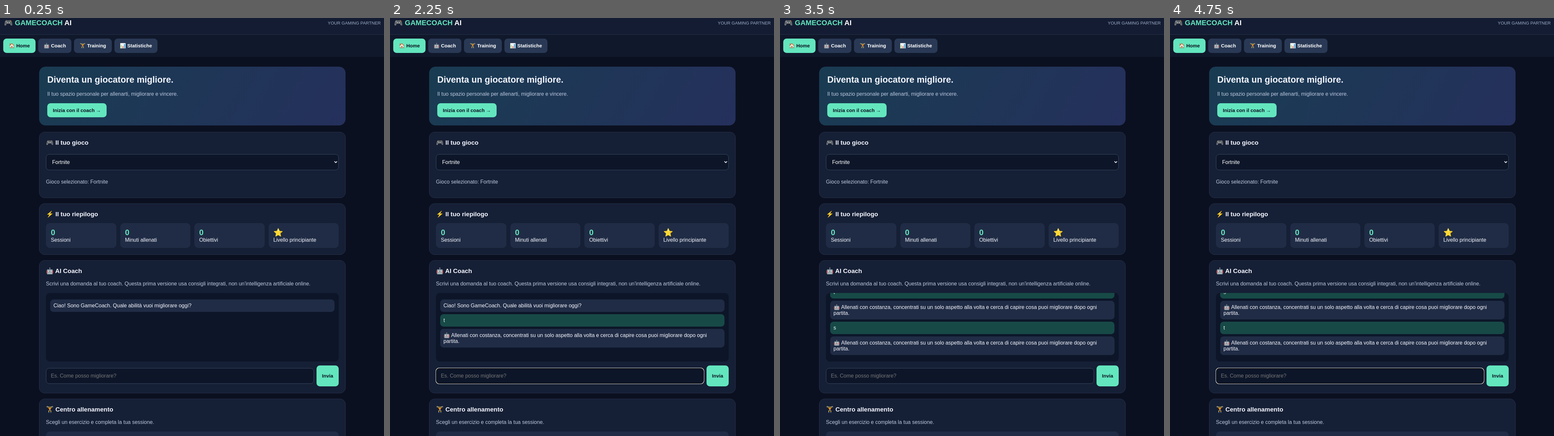
Above: before the commit, frames 1-4 (left to right).
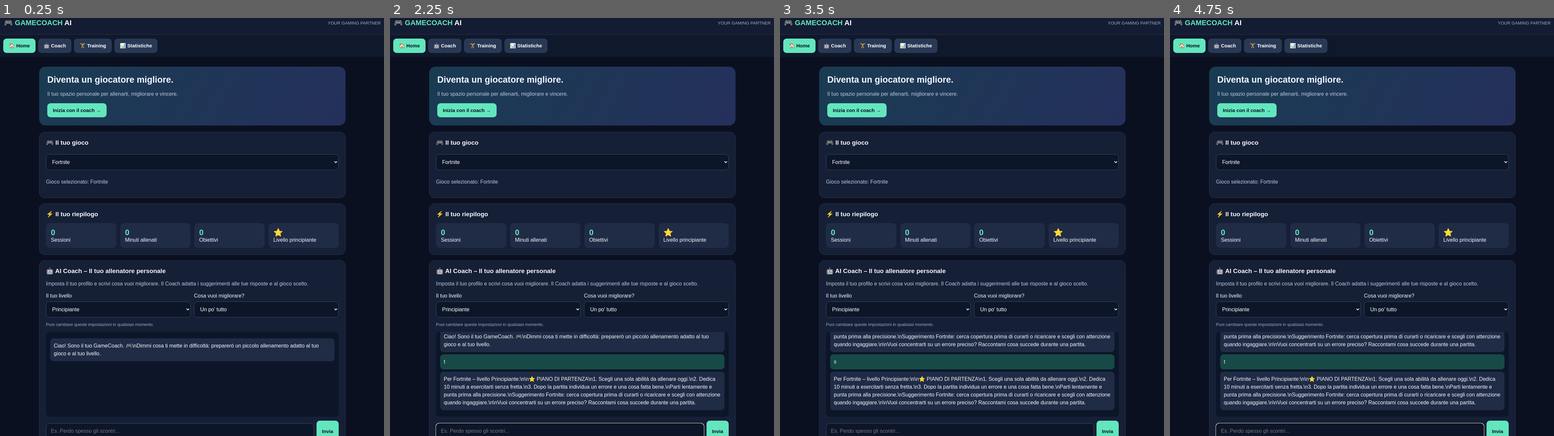
Above: after the commit, the same moments.

Repository: sbolszai-crypto/gamecoach-ai-
Game: browser game, page index.html
Two runs of this game, one before a commit and one after it. Both use one fixed random seed, a clock stepped at 60 frames per second and the inputs below.
Inputs (mouse positions are in pixels of both pictures, inside the frame that each line leads up to; where the layout moved, square brackets give the same spot in the first picture):
- Up to frame 1 (0.25 s): no input
- Up to frame 2 (2.25 s): click (570, 431) [570, 377] at 0.27 s; type "Alex" at 0.27 s; click "Inizia con il coach →" at 0.52 s; tap Space at 1.1, 1.6, 2.1 s; click "🏋️ Training" at 1.27 s; click "📊 Statistiche" at 1.87 s; click (570, 431) [570, 377] at 2.02 s; type "t" at 2.02 s; tap Enter at 2.05 s
- Up to frame 3 (3.5 s): click (960, 431) [960, 377] at 2.47 s; type "s" at 2.47 s; tap Enter at 2.5, 2.52 s; tap Space at 2.6, 3.1 s; click "Invia" at 3.07 s
- Up to frame 4 (4.75 s): tap Space at 3.6, 4.1, 4.6 s; click "🤖 Coach" at 3.67 s; click "Inizia con il coach →" at 4.27 s; click (1350, 431) [1350, 377] at 4.52 s; type "t" at 4.52 s; tap Enter at 4.55 s

The runs differ from the first frame. In frame 1, 8.4% of the frame differs, in the area x 10-90%, y 60-100%; in frame 2, 14%; in frame 3, 16%; in frame 4, 16%.

Commit message:
Update index.html

Diff:
--- a/index.html
+++ b/index.html
@@ -1,4 +1,3 @@
-
 <!DOCTYPE html>
 <html lang="it">
 <head>
@@ -9,33 +8,31 @@
 <style>
 *{box-sizing:border-box}
 body{margin:0;background:#0b1020;color:#f4f6ff;font-family:Arial,sans-serif}
-header{padding:22px;background:#131c32;border-bottom:1px solid #283653;display:flex;justify-content:space-between;align-items:center}
-.logo{font-size:22px;font-weight:900;color:#63e6be}
-.logo span{color:white}
+header{padding:22px;background:#131c32;border-bottom:1px solid #283653;display:flex;justify-content:space-between;align-items:center;gap:10px}
+.logo{font-size:22px;font-weight:900;color:#63e6be}.logo span{color:white}
 header small{color:#9eacc8}
 main{max-width:1000px;margin:auto;padding:20px}
 .welcome{padding:25px;border-radius:20px;background:linear-gradient(120deg,#193c52,#25305c);margin-bottom:20px}
-h1{font-size:27px;margin:0 0 10px}
-p{color:#bdc8df;line-height:1.5}
+h1{font-size:27px;margin:0 0 10px}p{color:#bdc8df;line-height:1.5}
 .card{background:#151f35;border:1px solid #293955;border-radius:17px;padding:20px;margin-bottom:17px}
 h2{font-size:19px;margin-top:0}
 select,input{width:100%;padding:14px;border-radius:10px;border:1px solid #40506c;background:#0d1629;color:white;font-size:16px;margin:8px 0}
 button{background:#63e6be;color:#0b1020;border:0;padding:13px 17px;border-radius:10px;font-weight:bold;font-size:15px;cursor:pointer}
-button.secondary{background:#293955;color:white}
-button:active{transform:scale(.98)}
+button.secondary{background:#293955;color:white}button:active{transform:scale(.98)}
 .grid{display:grid;grid-template-columns:repeat(2,1fr);gap:12px}
 .stat{background:#202c45;padding:15px;border-radius:12px}
 .stat strong{font-size:24px;color:#63e6be;display:block}
-.chat{height:210px;overflow:auto;background:#0d1629;border-radius:12px;padding:13px;margin:12px 0}
-.message{padding:10px;margin:7px 0;border-radius:10px;background:#202c45}
+.chat{height:260px;overflow:auto;background:#0d1629;border-radius:12px;padding:13px;margin:12px 0}
+.message{padding:11px;margin:7px 0;border-radius:10px;background:#202c45;line-height:1.5;white-space:pre-wrap}
 .user{background:#174a47}
-.row{display:flex;gap:8px}
-.row input{min-width:0}
+.row{display:flex;gap:8px}.row input{min-width:0}
 nav{display:flex;gap:8px;overflow:auto;padding:12px 20px;background:#10182b}
-nav button{white-space:nowrap}
-section{scroll-margin-top:20px}
+nav button{white-space:nowrap}section{scroll-margin-top:20px}
+.coach-settings{display:grid;grid-template-columns:1fr 1fr;gap:10px}
+.hint{font-size:13px;color:#9eacc8;margin-top:4px}
 footer{text-align:center;color:#71809c;padding:25px;font-size:12px}
 @media(min-width:700px){.grid{grid-template-columns:repeat(4,1fr)}main{padding:30px}}
+@media(max-width:520px){header{align-items:flex-start;flex-direction:column}.coach-settings{grid-template-columns:1fr}.row{align-items:stretch}.row button{padding-left:13px;padding-right:13px}}
 </style>
 </head>
 <body>
@@ -43,14 +40,12 @@
 <div class="logo">🎮 GAMECOACH <span>AI</span></div>
 <small>YOUR GAMING PARTNER</small>
 </header>
-
 <nav>
 <button onclick="go('home')">🏠 Home</button>
 <button class="secondary" onclick="go('coach')">🤖 Coach</button>
 <button class="secondary" onclick="go('training')">🏋️ Training</button>
 <button class="secondary" onclick="go('stats')">📊 Statistiche</button>
 </nav>
-
 <main>
 <section id="home">
 <div class="welcome">
@@ -58,24 +53,13 @@
 <p>Il tuo spazio personale per allenarti, migliorare e vincere.</p>
 <button onclick="go('coach')">Inizia con il coach →</button>
 </div>
-
 <div class="card">
 <h2>🎮 Il tuo gioco</h2>
 <select id="game" onchange="saveGame()">
-<option>Fortnite</option>
-<option>Call of Duty</option>
-<option>Brawl Stars</option>
-<option>Free Fire</option>
-<option>Minecraft</option>
-<option>Roblox</option>
-<option>Rocket League</option>
-<option>EA Sports FC</option>
-<option>PUBG Mobile</option>
-<option>Altro</option>
+<option>Fortnite</option><option>Call of Duty</option><option>Brawl Stars</option><option>Free Fire</option><option>Minecraft</option><option>Roblox</option><option>Rocket League</option><option>EA Sports FC</option><option>PUBG Mobile</option><option>Altro</option>
 </select>
 <p id="selected">Gioco selezionato: Fortnite</p>
 </div>
-
 <div class="card">
 <h2>⚡ Il tuo riepilogo</h2>
 <div class="grid">
@@ -86,19 +70,23 @@
 </div>
 </div>
 </section>
-
 <section id="coach" class="card">
-<h2>🤖 AI Coach</h2>
-<p>Scrivi una domanda al tuo coach. Questa prima versione usa consigli integrati, non un'intelligenza artificiale online.</p>
-<div class="chat" id="chat">
-<div class="message">Ciao! Sono GameCoach. Quale abilità vuoi migliorare oggi?</div>
+<h2>🤖 AI Coach – Il tuo allenatore personale</h2>
+<p>Imposta il tuo profilo e scrivi cosa vuoi migliorare. Il Coach adatta i suggerimenti alle tue risposte e al gioco scelto.</p>
+<div class="coach-settings">
+<div><label for="level">Il tuo livello</label><select id="level"><option>Principiante</option><option>Intermedio</option><option>Avanzato</option></select></div>
+<div><label for="focus">Cosa vuoi migliorare?</label><select id="focus"><option value="generale">Un po' tutto</option><option value="mira">Mira e precisione</option><option value="movimento">Movimento e riflessi</option><option value="strategia">Strategia e decisioni</option><option value="costruzioni">Costruzioni</option><option value="squadra">Gioco di squadra</option><option value="mentalita">Concentrazione e calma</option></select></div>
+</div>
+<p class="hint">Puoi cambiare queste impostazioni in qualsiasi momento.</p>
+<div class="chat" id="chat" aria-live="polite">
+<div class="message">Ciao! Sono il tuo GameCoach. 🎮\nDimmi cosa ti mette in difficoltà: preparerò un piccolo allenamento adatto al tuo gioco e al tuo livello.</div>
 </div>
 <div class="row">
-<input id="question" placeholder="Es. Come posso migliorare?" onkeydown="if(event.key==='Enter')send()">
+<input id="question" placeholder="Es. Perdo spesso gli scontri..." onkeydown="if(event.key==='Enter')send()">
 <button onclick="send()">Invia</button>
 </div>
+<p class="hint">Nota: questa versione offre coaching personalizzato con regole integrate e funziona senza account o costi. Non è ancora un'AI online e non analizza automaticamente le partite.</p>
 </section>
-
 <section id="training" class="card">
 <h2>🏋️ Centro allenamento</h2>
 <p>Scegli un esercizio e completa la tua sessione.</p>
@@ -110,7 +98,6 @@
 </div>
 <p id="trainingResult"></p>
 </section>
-
 <section id="stats" class="card">
 <h2>📊 I tuoi progressi</h2>
 <p>Le tue sessioni vengono salvate su questo dispositivo.</p>
@@ -121,15 +108,10 @@
 <button class="secondary" onclick="resetStats()">Azzera statistiche</button>
 </section>
 </main>
-
-<footer>GAMECOACH AI · Prima versione · Progetto personale</footer>
-
+<footer>GAMECOACH AI · Coach personalizzato · Progetto personale</footer>
 <script>
 let data=JSON.parse(localStorage.getItem('gcdata')||'{"sessions":0,"minutes":0,"goals":0}');
-function save(){
-localStorage.setItem('gcdata',JSON.stringify(data));
-update();
-}
+function save(){localStorage.setItem('gcdata',JSON.stringify(data));update()}
 function update(){
 document.getElementById('sessions').textContent=data.sessions;
 document.getElementById('sessions2').textContent=data.sessions;
@@ -142,40 +124,66 @@
 localStorage.setItem('gcgame',game);
 document.getElementById('selected').textContent='Gioco selezionato: '+game;
 }
+function coachReply(q){
+const game=document.getElementById('game').value;
+const level=document.getElementById('level').value;
+const focus=document.getElementById('focus').value;
+const s=q.toLowerCase();
+let topic=focus;
+if(/mira|precision|colp|spar/.test(s))topic='mira';
+else if(/costru|build|edit/.test(s))topic='costruzioni';
+else if(/moviment|rifless|veloc|schiv/.test(s))topic='movimento';
+else if(/strateg|posizion|decision|rotaz/.test(s))topic='strategia';
+else if(/squadra|team|compagno|comunic/.test(s))topic='squadra';
+else if(/ansia|nervos|tilt|concentr|calma/.test(s))topic='mentalita';
+let difficulty=level==='Principiante'?'Parti lentamente e punta prima alla precisione.':level==='Intermedio'?'Aumenta gradualmente la difficoltà e controlla i tuoi errori.':'Lavora sui dettagli: costanza, tempi e decisioni sotto pressione.';
+let advice='';
+if(topic==='mira') advice='🎯 ALLENAMENTO MIRA\\n1. Dedica 5 minuti a seguire un bersaglio senza sparare.\\n2. Fai 5 minuti di colpi controllati, senza avere fretta.\\n3. Dopo ogni scontro chiediti se hai sparato con calma.\\n'+difficulty;
+else if(topic==='costruzioni') advice='🧱 ALLENAMENTO COSTRUZIONI\\n1. Ripeti una sequenza semplice per 3 minuti.\\n2. Eseguila lentamente altre 3 volte senza errori.\\n3. Solo dopo prova ad aumentare la velocità.\\n'+difficulty;
+else if(topic==='movimento') advice='🏃 ALLENAMENTO MOVIMENTO\\n1. Per 3 minuti muoviti evitando di restare fermo.\\n2. Prova a usare coperture e cambi di direzione.\\n3. Rivedi un errore di movimento dopo la partita.\\n'+difficulty;
+else if(topic==='strategia') advice='🧠 ALLENAMENTO STRATEGIA\\n1. Prima di uno scontro individua una via di copertura.\\n2. Non entrare in un combattimento senza un piano di uscita.\\n3. Dopo la partita pensa a una decisione che potevi cambiare.\\n'+difficulty;
+else if(topic==='squadra') advice='🤝 ALLENAMENTO DI SQUADRA\\n1. Comunica posizione e intenzione in modo breve.\\n2. Resta abbastanza vicino ai compagni per aiutarli.\\n3. Dopo uno scontro concordate cosa ha funzionato.\\n'+difficulty;
+else if(topic==='mentalita') advice='🧘 ALLENAMENTO CONCENTRAZIONE\\n1. Prima della partita fai tre respiri lenti.\\n2. Concentrati su un solo obiettivo alla volta.\\n3. Se sbagli, fai una pausa breve e riparti senza arrabbiarti.\\n'+difficulty;
+else advice='⭐ PIANO DI PARTENZA\\n1. Scegli una sola abilità da allenare oggi.\\n2. Dedica 10 minuti a esercitarti senza fretta.\\n3. Dopo la partita individua un errore e una cosa fatta bene.\\n'+difficulty;
+let gameTip='';
+if(game==='Fortnite')gameTip='\\nSuggerimento Fortnite: cerca copertura prima di curarti o ricaricare e scegli con attenzione quando ingaggiare.';
+else if(game==='Call of Duty')gameTip='\\nSuggerimento Call of Duty: controlla gli angoli, ascolta i passi e non correre sempre nella stessa zona.';
+else if(game==='Brawl Stars')gameTip='\\nSuggerimento Brawl Stars: usa i muri come copertura e conserva la Super per un momento utile.';
+else if(game==='Rocket League')gameTip='\\nSuggerimento Rocket League: torna in posizione dopo il tiro e lascia spazio al compagno.';
+else if(game==='EA Sports FC')gameTip='\\nSuggerimento EA Sports FC: usa passaggi semplici e non mandare fuori posizione tutta la difesa.';
+else if(game==='Minecraft')gameTip='\\nSuggerimento Minecraft: prepara equipaggiamento, cibo e un percorso sicuro prima di esplorare.';
+else if(game==='Roblox')gameTip='\\nSuggerimento Roblox: ogni esperienza è diversa; dimmi il nome della modalità per consigli più precisi.';
+else if(game==='Free Fire'||game==='PUBG Mobile')gameTip='\\nSuggerimento battle royale: scegli bene il punto di atterraggio, raccogli equipaggiamento e spostati usando coperture.';
+else if(game==='Altro')gameTip='\\nDimmi il titolo preciso del gioco per rendere il consiglio più mirato.';
+return 'Per '+game+' – livello '+level+':\\n\\n'+advice+gameTip+'\\n\\nVuoi concentrarti su un errore preciso? Raccontami cosa succede durante una partita.';
+}
+function addMessage(text,kind){
+let chat=document.getElementById('chat');
+let div=document.createElement('div');
+div.className='message'+(kind==='user'?' user':'');
+div.textContent=text;
+chat.appendChild(div);
+chat.scrollTop=chat.scrollHeight;
+}
 function send(){
 let input=document.getElementById('question');
 let q=input.value.trim();
 if(!q)return;
-let chat=document.getElementById('chat');
-chat.innerHTML+='<div class="message user">'+escapeText(q)+'</div>';
-let answer='Allenati con costanza, concentrati su un solo aspetto alla volta e cerca di capire cosa puoi migliorare dopo ogni partita.';
-if(q.toLowerCase().includes('mira'))answer='Per migliorare la mira, fai sessioni brevi di precisione e cerca di mantenere movimenti controllati.';
-if(q.toLowerCase().includes('costru'))answer='Per migliorare le costruzioni, ripeti le tecniche di base lentamente prima di aumentare la velocità.';
-if(q.toLowerCase().includes('vinc'))answer='Per vincere più spesso, cura il posizionamento, osserva gli avversari e non affrontare ogni scontro senza un piano.';
-if(q.toLowerCase().includes('fortnite'))answer='Su Fortnite lavora su mira, costruzioni e posizionamento. Quale di queste abilità ti crea più difficoltà?';
-chat.innerHTML+='<div class="message">🤖 '+answer+'</div>';
+addMessage(q,'user');
+addMessage(coachReply(q),'coach');
 input.value='';
-chat.scrollTop=chat.scrollHeight;
-}
-function escapeText(s){
-let d=document.createElement('div');d.textContent=s;return d.innerHTML;
 }
 function complete(){
-data.sessions++;
-data.minutes+=10;
-data.goals++;
-save();
+data.sessions++;data.minutes+=10;data.goals++;save();
 document.getElementById('trainingResult').textContent='🎉 Allenamento completato! Hai guadagnato 10 minuti di pratica.';
 }
 function resetStats(){
-if(confirm('Vuoi davvero azzerare le statistiche?')){
-data={sessions:0,minutes:0,goals:0};save();
+if(confirm('Vuoi davvero azzerare le statistiche?')){data={sessions:0,minutes:0,goals:0};save()}
 }
-}
-function go(id){document.getElementById(id).scrollIntoView({behavior:'smooth'});}
+function go(id){document.getElementById(id).scrollIntoView({behavior:'smooth'})}
 document.getElementById('game').value=localStorage.getItem('gcgame')||'Fortnite';
 document.getElementById('selected').textContent='Gioco selezionato: '+document.getElementById('game').value;
 update();
 </script>
 </body>
-</html>
+                                                                                    </html>
